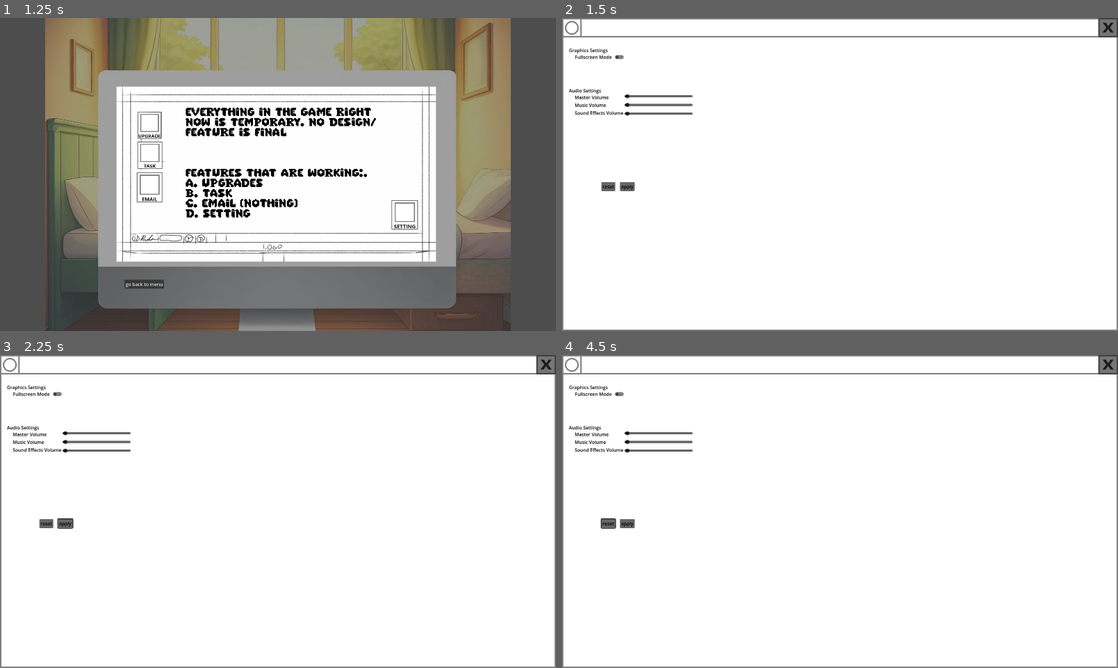
Above: before the commit, frames 1-4 (two rows, left to right).
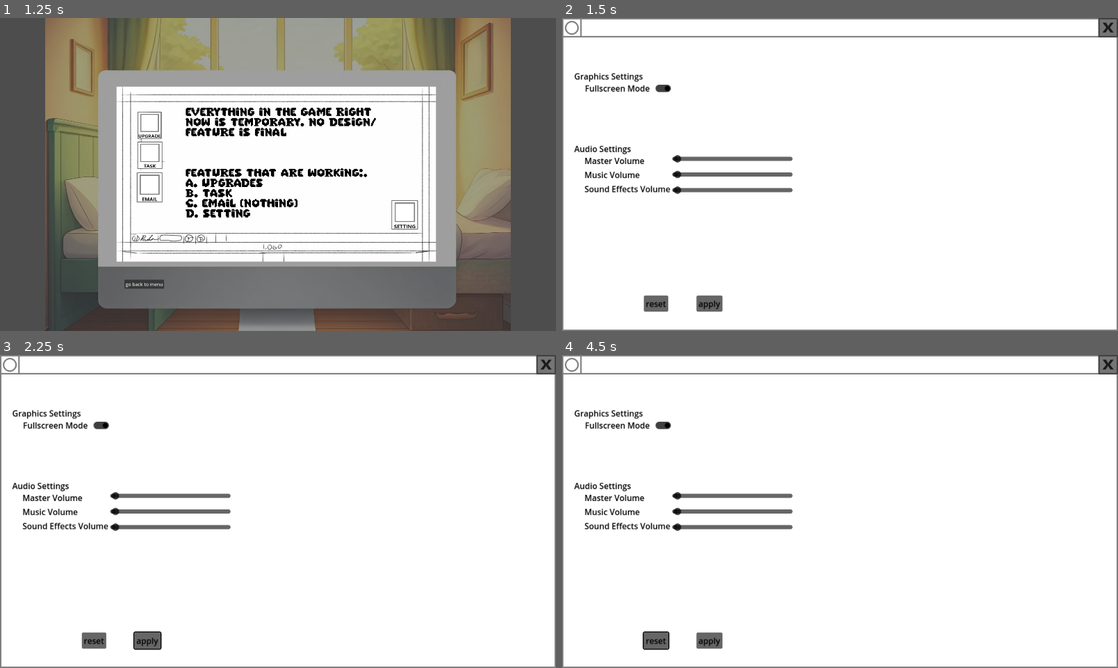
Above: after the commit, the same moments.

Repository: Bulaong-RuznielM/PhishSim---ANZUELO
Game: Godot game, scene res://SCENES/Main/menu.tscn
The game is run twice, just before and just after one commit, with the same random seed, the same clock (stepped at 60 frames per second) and the same inputs. Sound files missing from this copy of the repository are replaced by a short silence.
Inputs (mouse positions are in pixels of both pictures, inside the frame that each line leads up to):
- Up to frame 1 (1.25 s): click "PLAY" at 0.5 s
- Up to frame 2 (1.5 s): click (967, 215) at 1.25 s
- Up to frame 3 (2.25 s): click "apply" at 2 s
- Up to frame 4 (4.5 s): click "apply" at 2.75 s; click "apply" at 3.5 s; click "reset" at 4.25 s

Frame 1 is identical in both runs. In frame 2, 3.2% of the frame differs, in the area x 1-42%, y 9-94%; in frame 3, 3.2%, in the area x 1-42%, y 9-95%; in frame 4, 3.2%.

Commit message:
Fixed the seetings Menu a little bit
I made the fullscreen button functional

Diff:
--- a/SCENES/Main/Setting.tscn
+++ b/SCENES/Main/Setting.tscn
@@ -27,6 +27,7 @@
 layout_mode = 0
 offset_right = 40.0
 offset_bottom = 40.0
+scale = Vector2(1.76513, 1.79988)
 
 [node name="DummyLabel" type="Label" parent="GridContainer"]
 layout_mode = 2
@@ -59,6 +60,7 @@
 
 [node name="FullscreenModeCheckButton" type="CheckButton" parent="GridContainer/DummyLabel/GraphicsSettingsLabel/HBoxContainer/GraphicsSettingsOptions"]
 layout_mode = 2
+button_pressed = true
 
 [node name="AudioSettingsLabel" type="Label" parent="GridContainer/DummyLabel"]
 layout_mode = 0
@@ -112,18 +114,19 @@
 
 [node name="Button" type="Button" parent="GridContainer/DummyLabel2"]
 layout_mode = 0
-offset_left = 200.0
-offset_top = 539.0
-offset_right = 251.0
-offset_bottom = 570.0
+offset_left = 262.871
+offset_top = 505.258
+offset_right = 313.871
+offset_bottom = 536.258
 text = "apply"
 
 [node name="Button2" type="Button" parent="GridContainer/DummyLabel2"]
 layout_mode = 0
-offset_left = 136.0
-offset_top = 539.0
-offset_right = 184.0
-offset_bottom = 570.0
+offset_left = 160.329
+offset_top = 505.258
+offset_right = 208.329
+offset_bottom = 536.258
 text = "reset"
 
 [connection signal="pressed" from="EXIT_SETTING" to="." method="_on_exit_setting_pressed"]
+[connection signal="toggled" from="GridContainer/DummyLabel/GraphicsSettingsLabel/HBoxContainer/GraphicsSettingsOptions/FullscreenModeCheckButton" to="." method="_on_fullscreen_mode_check_button_toggled"]
--- a/SCENES/Main/upgrades.tscn
+++ b/SCENES/Main/upgrades.tscn
@@ -350,10 +350,10 @@
 
 [node name="Upgrade_Info_Description" type="Label" parent="Upgrade shop/UpgradeInfo"]
 layout_mode = 0
-offset_left = 512.0
+offset_left = 597.0
 offset_top = 298.0
-offset_right = 1726.0
-offset_bottom = 1041.0
+offset_right = 1632.0
+offset_bottom = 962.0
 theme_override_colors/font_color = Color(0, 0, 0, 1)
 theme_override_colors/font_shadow_color = Color(0, 0, 0, 1)
 theme_override_font_sizes/font_size = 50
--- a/Scripts/setting.gd
+++ b/Scripts/setting.gd
@@ -19,3 +19,14 @@
 
 func _on_sound_effects_volume_h_slider_mouse_exited() -> void:
 	release_focus()
+
+
+func _on_fullscreen_mode_check_button_toggled(toggled_on: bool) -> void:
+	# Get the current window mode
+	var current_mode = DisplayServer.window_get_mode()
+
+	# Toggle fullscreen mode based on the button's state
+	if toggled_on:
+		DisplayServer.window_set_mode(DisplayServer.WINDOW_MODE_FULLSCREEN)
+	else:
+		DisplayServer.window_set_mode(DisplayServer.WINDOW_MODE_WINDOWED)
